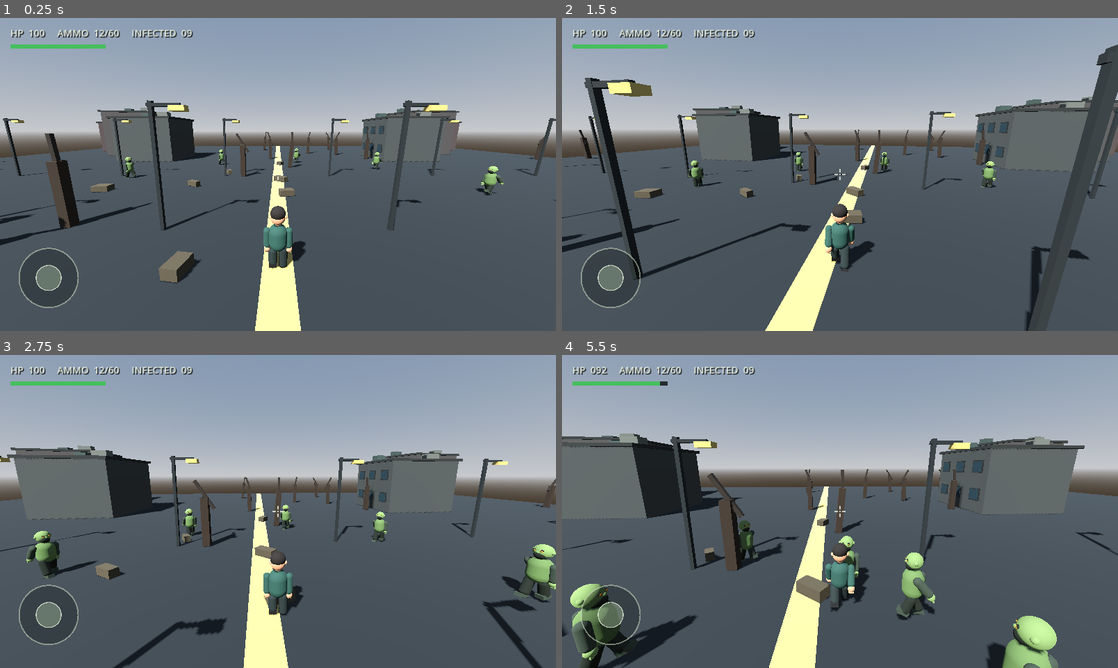
Above: before the commit, frames 1-4 (two rows, left to right).
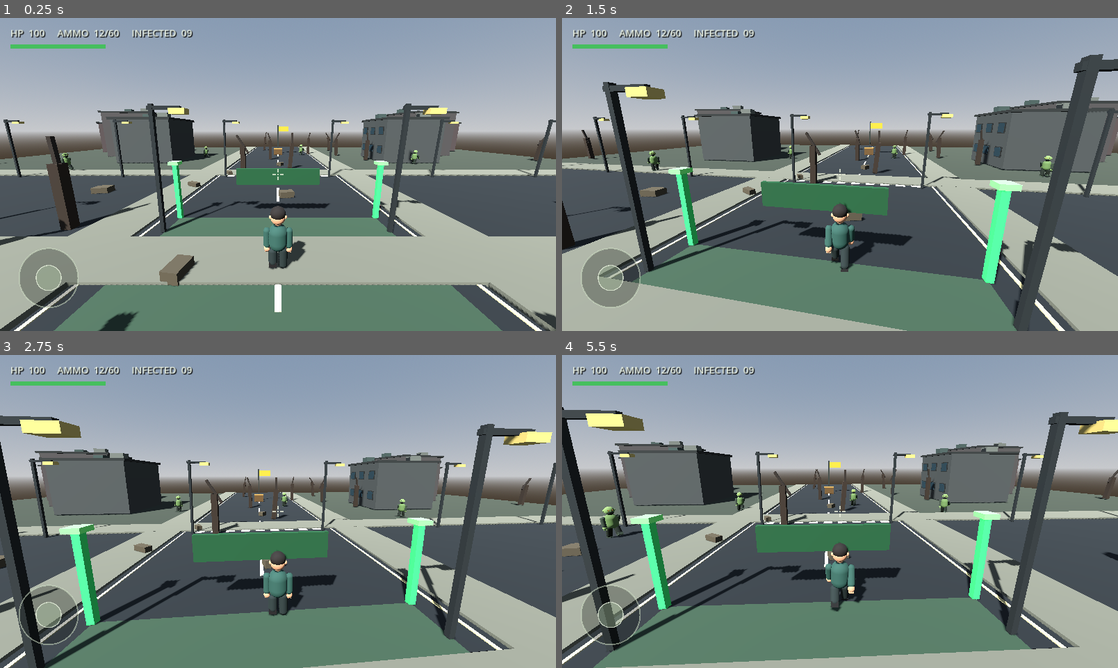
Above: after the commit, the same moments.

Repository: aljunatis40-alt/zombie-world-survivor
Game: Godot game, scene res://scenes/main.tscn
The game is run twice, just before and just after one commit, with the same random seed, the same clock (stepped at 60 frames per second) and the same inputs.
Inputs (mouse positions are in pixels of both pictures, inside the frame that each line leads up to):
- Up to frame 1 (0.25 s): no input
- Up to frame 2 (1.5 s): move the mouse to (867, 174) at 0.52 s; hold W (move_forward) from 0.53 s (still down); click (867, 174) at 0.6 s; move the mouse to (812, 174) at 1.27 s; tap Shift (sprint) at 1.35 s
- Up to frame 3 (2.75 s): keep holding W (move_forward); move the mouse to (289, 505) at 2.02 s; click (289, 505) at 2.1 s
- Up to frame 4 (5.5 s): keep holding W (move_forward); move the mouse to (834, 517) at 2.77 s; tap Shift (sprint) at 2.85, 4.35 s; move the mouse to (878, 514) at 3.52 s; click (878, 514) at 3.6 s; move the mouse to (795, 508) at 4.27 s; move the mouse to (845, 511) at 5.02 s; click (845, 511) at 5.1 s

The runs differ from the first frame. In frame 1, 41% of the frame differs, in the area x 0-100%, y 26-100%; in frame 2, 43%; in frame 3, 41%; in frame 4, 49%, in the area x 0-100%, y 3-100%.

Commit message:
Build organized Sample 04 district roads and safe zone

Diff:
--- a/scripts/game.gd
+++ b/scripts/game.gd
@@ -39,7 +39,7 @@
 		zombie.name = "Walker_%02d" % i
 		add_child(zombie)
 		var angle := TAU * float(i) / 9.0
-		zombie.position = Vector3(cos(angle) * 15.0, 1.0, sin(angle) * 15.0)
+		zombie.position = Vector3(cos(angle) * 25.0, 1.0, sin(angle) * 25.0)
 		zombie.set("target", player)
 		zombie.died.connect(_on_zombie_died)
 		zombie.connect("attacked", func(): _play_sound("zombie"))
@@ -165,8 +165,19 @@
 	world_root = Node3D.new()
 	world_root.name = "AbandonedDistrict"
 	add_child(world_root)
-	_add_box("Road", Vector3(0, -0.25, 0), Vector3(90, 0.5, 90), Color(0.12, 0.14, 0.15))
-	_add_box("RoadMarking", Vector3(0, 0.012, 0), Vector3(1.0, 0.025, 90), Color(0.72, 0.65, 0.38))
+	_add_box("DistrictGround", Vector3(0, -0.35, 0), Vector3(90, 0.5, 90), Color(0.20, 0.22, 0.18))
+	_add_box("MainRoad", Vector3(0, -0.055, 0), Vector3(12, 0.12, 90), Color(0.105, 0.12, 0.125))
+	_add_box("CrossRoad", Vector3(0, -0.05, 0), Vector3(90, 0.12, 12), Color(0.105, 0.12, 0.125))
+	for side in [-1, 1]:
+		_add_box("MainSidewalk", Vector3(side * 7.4, 0.02, 0), Vector3(2.6, 0.18, 90), Color(0.39, 0.39, 0.34))
+		_add_box("CrossSidewalk", Vector3(0, 0.025, side * 7.4), Vector3(90, 0.18, 2.6), Color(0.39, 0.39, 0.34))
+		_add_box("RoadEdgeLine", Vector3(side * 5.8, 0.025, 0), Vector3(0.12, 0.025, 90), Color(0.78, 0.72, 0.52))
+	for z_mark in range(-40, 41, 8):
+		_add_box("LaneDash", Vector3(0, 0.025, float(z_mark)), Vector3(0.18, 0.025, 3.2), Color(0.83, 0.78, 0.61))
+	for cross_mark in range(-4, 5):
+		_add_box("CrosswalkStripe", Vector3(float(cross_mark) * 1.15, 0.035, -6.2), Vector3(0.68, 0.035, 1.0), Color(0.82, 0.81, 0.72))
+	_build_safe_zone()
+	_build_objective_marker()
 	for x in [-1, 1]:
 		for z in [-1, 1]:
 			for n in range(3):
@@ -189,6 +200,22 @@
 		var debris_pos := Vector3(randf_range(-13, 13), 0.22, randf_range(-13, 13))
 		var debris := _add_box("StreetDebris", debris_pos, Vector3(randf_range(0.35, 1.2), 0.4, randf_range(0.3, 0.9)), Color(0.28, 0.25, 0.19))
 		debris.rotation.y = randf_range(0, TAU)
+
+
+func _build_safe_zone() -> void:
+	_add_box("SafeZoneFloor", Vector3(0, -0.035, 8), Vector3(10, 0.10, 8), Color(0.19, 0.27, 0.20))
+	for x in [-5.0, 5.0]:
+		for z in [4.0, 12.0]:
+			_detail_box(world_root, "SafeZoneBeacon", Vector3(0.22, 2.8, 0.22), Vector3(x, 1.4, z), Color(0.22, 0.82, 0.40))
+			_detail_box(world_root, "SafeZoneLamp", Vector3(0.48, 0.16, 0.48), Vector3(x, 2.85, z), Color(0.48, 0.95, 0.46))
+	_add_box("SafeZoneSign", Vector3(0, 2.1, 3.7), Vector3(4.2, 0.85, 0.16), Color(0.10, 0.28, 0.16))
+
+func _build_objective_marker() -> void:
+	var marker_position := Vector3(0, 0, -27)
+	_detail_box(world_root, "ObjectivePole", Vector3(0.18, 5.5, 0.18), marker_position + Vector3(0, 2.75, 0), Color(0.16, 0.18, 0.16))
+	_detail_box(world_root, "ObjectiveFlag", Vector3(2.1, 0.95, 0.12), marker_position + Vector3(1.0, 4.8, 0), Color(0.86, 0.58, 0.16))
+	_detail_box(world_root, "SupplyCrate", Vector3(1.5, 1.1, 1.2), marker_position + Vector3(0, 0.55, 1.8), Color(0.34, 0.25, 0.13))
+	_detail_box(world_root, "SupplyCrateLid", Vector3(1.58, 0.12, 1.28), marker_position + Vector3(0, 1.12, 1.8), Color(0.52, 0.39, 0.19))
 
 func _decorate_building(building: MeshInstance3D, height: float, variant: int) -> void:
 	var glass_colors := [Color(0.10, 0.19, 0.22), Color(0.16, 0.24, 0.25), Color(0.22, 0.20, 0.16)]
